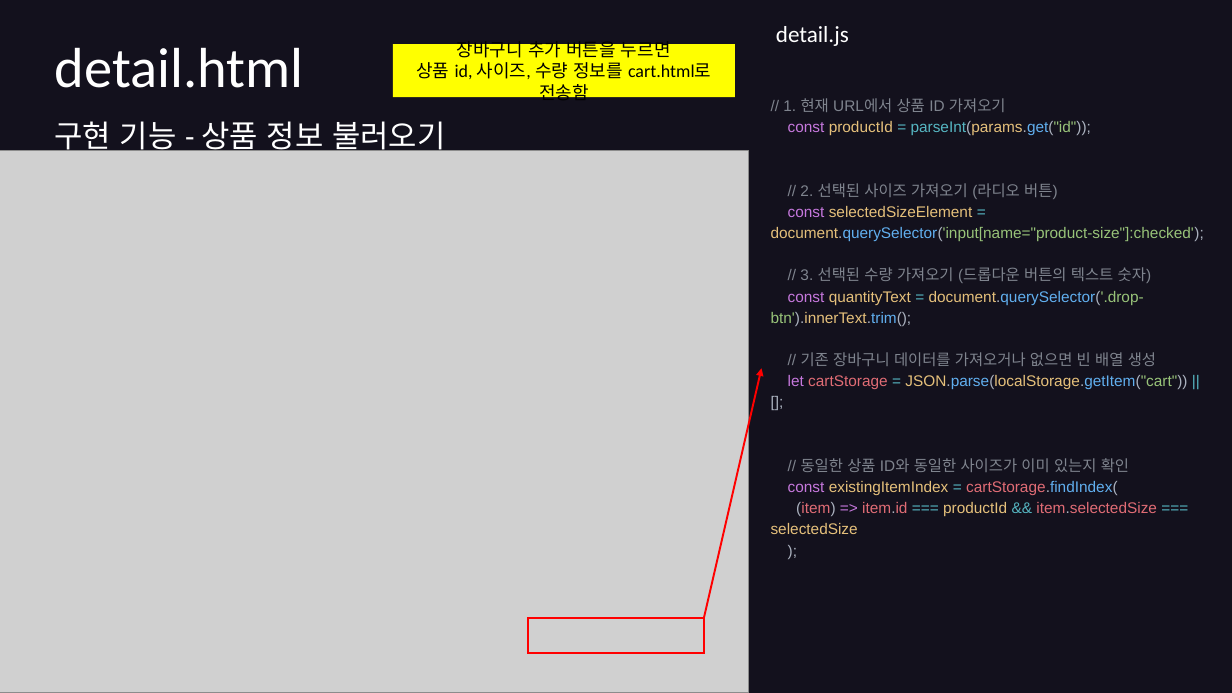
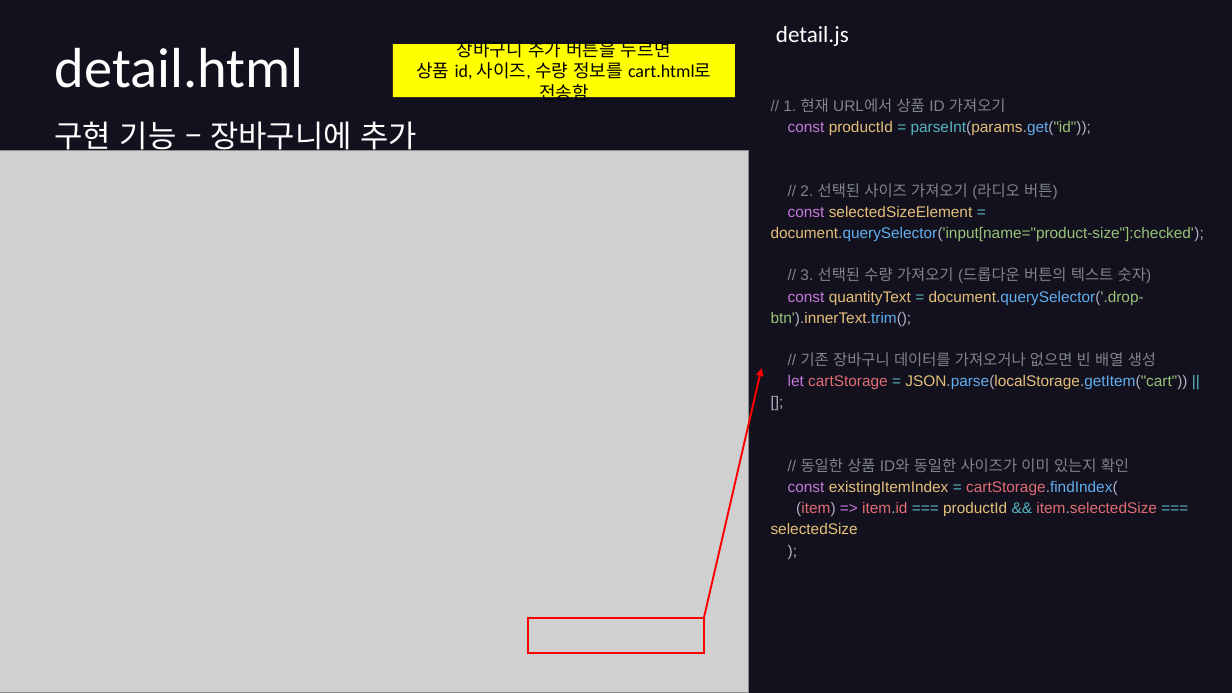
Before and after one commit to hyunkyumlee/FrontProject, a slide deck: slide 20 of 발표 자료/푸마_발표ppt.pptx. Drawn at 1232x693 pixels with LibreOffice and Linux fonts; fonts in the diff are those of the drawing; grey boxes stand for pictures. Boxes give left, top, right and bottom in pixels: in the first picture for what was removed or moved away, otherwise in the second. Text is boxed around its words. In the diff, an @@ line names an element or a change of style, - is before the commit and + after.

```diff
--- a/발표 자료/푸마_발표ppt.pptx
+++ b/발표 자료/푸마_발표ppt.pptx
@@ text at box(54, 121, 418, 156): text changed @@
-구현 기능 - 상품 정보 불러오기
+구현 기능 – 장바구니에 추가
```
Also in this commit, not shown: 1 other slide changed, 2 slides added, 1 other file.
